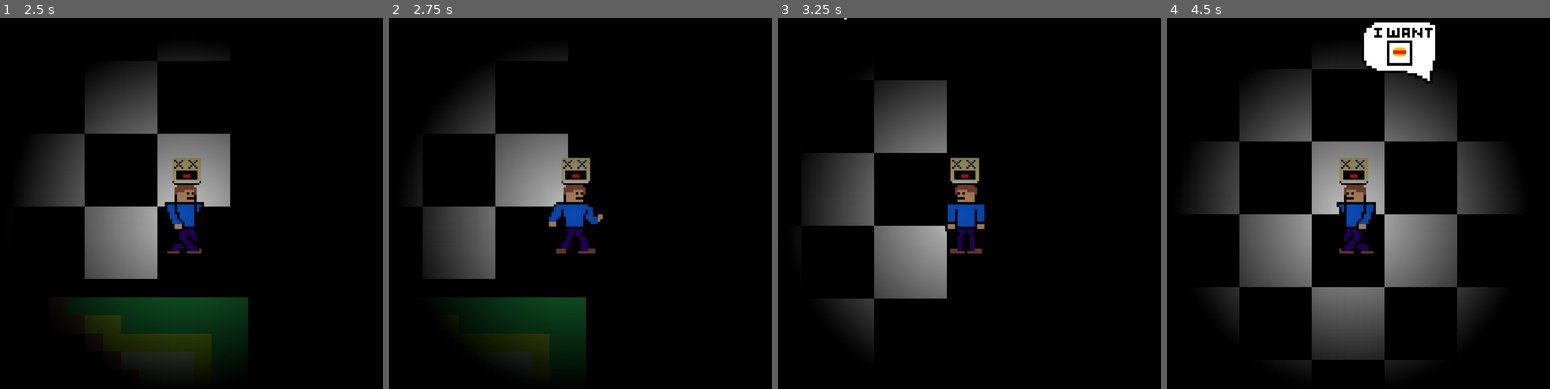
Above: before the commit, frames 1-4 (left to right).
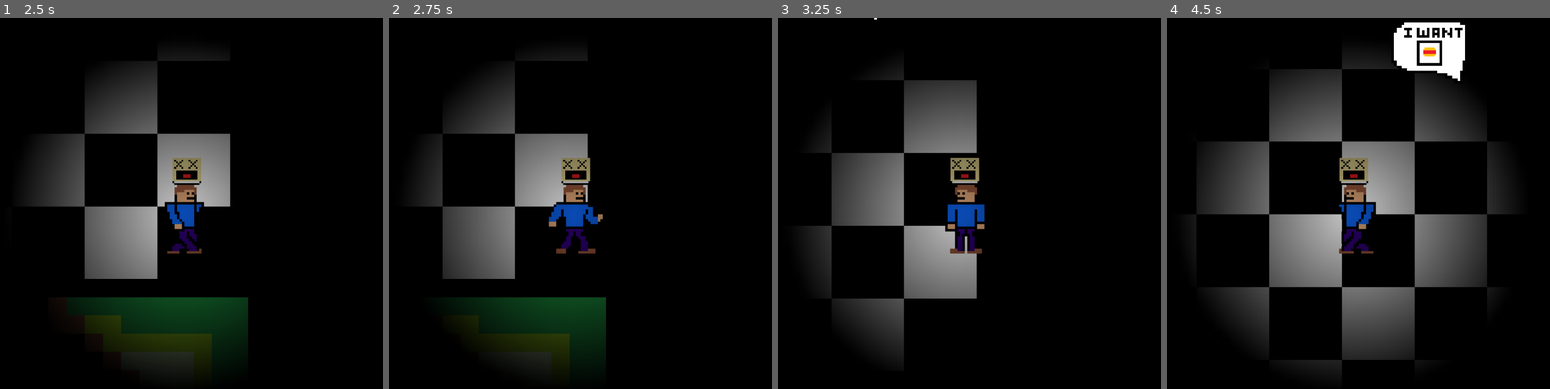
Above: after the commit, the same moments.

Repository: Vektor-Studios/Hackclub-Haven
Game: Godot game, scene res://Scenes/game.tscn
The game is run twice, just before and just after one commit, with the same random seed, the same clock (stepped at 60 frames per second) and the same inputs. The engine's default icon, where the game draws it, is replaced by a stand-in: a white triangle on a blue panel in a dark square.
Inputs:
- Up to frame 1 (2.5 s): tap Enter at 0.5 s; hold D (right) 0.53-1.28 s; hold S (down) 1.28-2.03 s; hold D (right) from 2.03 s (still down)
- Up to frame 2 (2.75 s): keep holding D (right)
- Up to frame 3 (3.25 s): release D (right) at 2.78 s; hold W (up) from 2.78 s (still down)
- Up to frame 4 (4.5 s): release W (up) at 3.53 s; hold A (left) from 3.53 s (still down)

Frame 1 is identical in both runs. In frame 2, 6.1% of the frame differs, in the area x 8-57%, y 11-93%; in frame 3, 10%; in frame 4, 24%, in the area x 7-84%, y 1-95%.

Commit message:
added collision

Diff:
--- a/Scenes/hotel_map.tscn
+++ b/Scenes/hotel_map.tscn
@@ -3,10 +3,112 @@
 [ext_resource type="Texture2D" uid="uid://iu33gmlwnxls" path="res://Sprites/hotel_floor.png" id="1_dr8dx"]
 
 [sub_resource type="RectangleShape2D" id="RectangleShape2D_dr8dx"]
-size = Vector2(29, 1422)
+size = Vector2(829.6398, 74993.52)
+
+[sub_resource type="RectangleShape2D" id="RectangleShape2D_v6q05"]
+size = Vector2(87941.83, 474.07617)
+
+[sub_resource type="RectangleShape2D" id="RectangleShape2D_uav6x"]
+size = Vector2(87941.83, 474.07617)
+
+[sub_resource type="RectangleShape2D" id="RectangleShape2D_gjya7"]
+size = Vector2(503.67938, 87171.44)
+
+[sub_resource type="RectangleShape2D" id="RectangleShape2D_8hi1q"]
+size = Vector2(17066.879, 592.58984)
+
+[sub_resource type="RectangleShape2D" id="RectangleShape2D_fibfc"]
+size = Vector2(23170.658, 592.58984)
+
+[sub_resource type="RectangleShape2D" id="RectangleShape2D_y3pcl"]
+size = Vector2(651.8589, 6726.0083)
+
+[sub_resource type="RectangleShape2D" id="RectangleShape2D_ewqyo"]
+size = Vector2(651.8589, 6726.0083)
+
+[sub_resource type="RectangleShape2D" id="RectangleShape2D_pwjm0"]
+size = Vector2(651.8589, 7214.9023)
+
+[sub_resource type="RectangleShape2D" id="RectangleShape2D_dwtmu"]
+size = Vector2(651.8589, 7214.9023)
+
+[sub_resource type="RectangleShape2D" id="RectangleShape2D_fhagr"]
+size = Vector2(562.97046, 7696.3916)
+
+[sub_resource type="RectangleShape2D" id="RectangleShape2D_6uu3f"]
+size = Vector2(562.97046, 7696.3916)
+
+[sub_resource type="RectangleShape2D" id="RectangleShape2D_io7vf"]
+size = Vector2(518.5243, 7077.8657)
+
+[sub_resource type="RectangleShape2D" id="RectangleShape2D_fdq0x"]
+size = Vector2(762.9721, 6946.383)
+
+[sub_resource type="RectangleShape2D" id="RectangleShape2D_46dta"]
+size = Vector2(796.3064, 7147.3105)
+
+[sub_resource type="RectangleShape2D" id="RectangleShape2D_juqd2"]
+size = Vector2(796.3064, 7147.3105)
+
+[sub_resource type="RectangleShape2D" id="RectangleShape2D_n6o1f"]
+size = Vector2(575.93445, 3395.872)
+
+[sub_resource type="RectangleShape2D" id="RectangleShape2D_nhj36"]
+size = Vector2(575.93445, 3395.872)
+
+[sub_resource type="RectangleShape2D" id="RectangleShape2D_ckd3k"]
+size = Vector2(5777.8467, 800.01294)
+
+[sub_resource type="RectangleShape2D" id="RectangleShape2D_6oc2v"]
+size = Vector2(992.6051, 1174.8958)
+
+[sub_resource type="RectangleShape2D" id="RectangleShape2D_wwmvo"]
+size = Vector2(740.7478, 5229.6953)
+
+[sub_resource type="RectangleShape2D" id="RectangleShape2D_b6m03"]
+size = Vector2(740.7478, 5229.6953)
+
+[sub_resource type="RectangleShape2D" id="RectangleShape2D_ufv5l"]
+size = Vector2(17289.102, 681.4844)
+
+[sub_resource type="RectangleShape2D" id="RectangleShape2D_efff8"]
+size = Vector2(22948.434, 592.58984)
+
+[sub_resource type="RectangleShape2D" id="RectangleShape2D_7hxk3"]
+size = Vector2(16889.098, 740.75006)
+
+[sub_resource type="RectangleShape2D" id="RectangleShape2D_gg470"]
+size = Vector2(23570.658, 592.58984)
+
+[sub_resource type="RectangleShape2D" id="RectangleShape2D_kdw4l"]
+size = Vector2(17318.734, 651.8535)
+
+[sub_resource type="RectangleShape2D" id="RectangleShape2D_dnw2b"]
+size = Vector2(22859.543, 533.33545)
+
+[sub_resource type="RectangleShape2D" id="RectangleShape2D_oobbp"]
+size = Vector2(16415.018, 651.86224)
+
+[sub_resource type="RectangleShape2D" id="RectangleShape2D_3pd3h"]
+size = Vector2(22578.057, 533.33545)
+
+[sub_resource type="RectangleShape2D" id="RectangleShape2D_d4lnb"]
+size = Vector2(22578.057, 533.33545)
+
+[sub_resource type="RectangleShape2D" id="RectangleShape2D_2wfmg"]
+size = Vector2(800.00977, 7555.658)
+
+[sub_resource type="RectangleShape2D" id="RectangleShape2D_07rkn"]
+size = Vector2(17748.367, 770.3767)
+
+[sub_resource type="RectangleShape2D" id="RectangleShape2D_wjy0r"]
+size = Vector2(30, 1424)
 
 [sub_resource type="RectangleShape2D" id="RectangleShape2D_dvflo"]
 size = Vector2(29, 2544)
+
+[sub_resource type="RectangleShape2D" id="RectangleShape2D_il4ye"]
+size = Vector2(29, 2865)
 
 [sub_resource type="RectangleShape2D" id="RectangleShape2D_onupe"]
 size = Vector2(326.5, 30)
@@ -47,6 +149,236 @@
 scale = Vector2(29.63, 29.63)
 texture = ExtResource("1_dr8dx")
 
+[node name="Node2D" type="Node2D" parent="." unique_id=669543650]
+
+[node name="RigidBody2D" type="StaticBody2D" parent="Node2D" unique_id=15747751]
+scale = Vector2(0.03374958, 0.03374958)
+collision_layer = 2
+
+[node name="CollisionShape2D" type="CollisionShape2D" parent="Node2D/RigidBody2D" unique_id=1466222305]
+position = Vector2(7466.7593, -6859.3447)
+shape = SubResource("RectangleShape2D_dr8dx")
+
+[node name="Node2D2" type="Node2D" parent="." unique_id=1787266410]
+
+[node name="RigidBody2D" type="StaticBody2D" parent="Node2D2" unique_id=1118520950]
+scale = Vector2(0.03374958, 0.03374958)
+collision_layer = 2
+
+[node name="CollisionShape2D" type="CollisionShape2D" parent="Node2D2/RigidBody2D" unique_id=322256003]
+position = Vector2(-148.1518, -43615.355)
+shape = SubResource("RectangleShape2D_v6q05")
+
+[node name="CollisionShape2D3" type="CollisionShape2D" parent="Node2D2/RigidBody2D" unique_id=279696305]
+position = Vector2(-503.70996, 43852.395)
+shape = SubResource("RectangleShape2D_uav6x")
+
+[node name="CollisionShape2D2" type="CollisionShape2D" parent="Node2D2/RigidBody2D" unique_id=571158757]
+position = Vector2(-43807.938, 385.19595)
+shape = SubResource("RectangleShape2D_gjya7")
+
+[node name="Node2D4" type="Node2D" parent="." unique_id=1070626184]
+
+[node name="RigidBody2D" type="StaticBody2D" parent="Node2D4" unique_id=2040294362]
+scale = Vector2(0.03374958, 0.03374958)
+collision_layer = 2
+
+[node name="CollisionShape2D" type="CollisionShape2D" parent="Node2D4/RigidBody2D" unique_id=918324634]
+position = Vector2(-977.78955, -31111.498)
+shape = SubResource("RectangleShape2D_8hi1q")
+
+[node name="Node2D10" type="Node2D" parent="." unique_id=655657229]
+
+[node name="RigidBody2D" type="StaticBody2D" parent="Node2D10" unique_id=1889980183]
+scale = Vector2(0.03374958, 0.03374958)
+collision_layer = 2
+
+[node name="CollisionShape2D" type="CollisionShape2D" parent="Node2D10/RigidBody2D" unique_id=1235971663]
+position = Vector2(-32296.697, -31111.498)
+shape = SubResource("RectangleShape2D_fibfc")
+
+[node name="CollisionShape2D2" type="CollisionShape2D" parent="Node2D10/RigidBody2D" unique_id=1373026432]
+position = Vector2(-10074.198, -30741.123)
+shape = SubResource("RectangleShape2D_y3pcl")
+
+[node name="CollisionShape2D3" type="CollisionShape2D" parent="Node2D10/RigidBody2D" unique_id=1194282939]
+position = Vector2(-20711.367, -30785.568)
+shape = SubResource("RectangleShape2D_ewqyo")
+
+[node name="CollisionShape2D6" type="CollisionShape2D" parent="Node2D10/RigidBody2D" unique_id=1338564500]
+position = Vector2(-20652.104, -17903.928)
+shape = SubResource("RectangleShape2D_pwjm0")
+
+[node name="CollisionShape2D7" type="CollisionShape2D" parent="Node2D10/RigidBody2D" unique_id=1197966165]
+position = Vector2(-10103.83, -17955.78)
+shape = SubResource("RectangleShape2D_dwtmu")
+
+[node name="CollisionShape2D8" type="CollisionShape2D" parent="Node2D10/RigidBody2D" unique_id=2092906681]
+position = Vector2(-10148.274, -4914.8755)
+shape = SubResource("RectangleShape2D_fhagr")
+
+[node name="CollisionShape2D9" type="CollisionShape2D" parent="Node2D10/RigidBody2D" unique_id=1877666119]
+position = Vector2(-20740.998, -4800.0596)
+shape = SubResource("RectangleShape2D_6uu3f")
+
+[node name="CollisionShape2D10" type="CollisionShape2D" parent="Node2D10/RigidBody2D" unique_id=2112295136]
+position = Vector2(-20600.256, 7094.532)
+shape = SubResource("RectangleShape2D_io7vf")
+
+[node name="CollisionShape2D11" type="CollisionShape2D" parent="Node2D10/RigidBody2D" unique_id=1923979175]
+position = Vector2(-10218.6455, 7117.6807)
+shape = SubResource("RectangleShape2D_fdq0x")
+
+[node name="CollisionShape2D12" type="CollisionShape2D" parent="Node2D10/RigidBody2D" unique_id=1979064128]
+position = Vector2(-10222.35, 18340.969)
+shape = SubResource("RectangleShape2D_46dta")
+
+[node name="CollisionShape2D13" type="CollisionShape2D" parent="Node2D10/RigidBody2D" unique_id=1062695988]
+position = Vector2(-20816.926, 18418.283)
+shape = SubResource("RectangleShape2D_juqd2")
+
+[node name="CollisionShape2D14" type="CollisionShape2D" parent="Node2D10/RigidBody2D" unique_id=1934850419]
+position = Vector2(-20673.404, 28909.852)
+shape = SubResource("RectangleShape2D_n6o1f")
+
+[node name="CollisionShape2D15" type="CollisionShape2D" parent="Node2D10/RigidBody2D" unique_id=1500572257]
+position = Vector2(-10163.089, 28948.508)
+shape = SubResource("RectangleShape2D_n6o1f")
+
+[node name="CollisionShape2D16" type="CollisionShape2D" parent="Node2D10/RigidBody2D" unique_id=258828056]
+position = Vector2(-10163.089, 28948.508)
+shape = SubResource("RectangleShape2D_n6o1f")
+
+[node name="CollisionShape2D17" type="CollisionShape2D" parent="Node2D10/RigidBody2D" unique_id=1170371468]
+position = Vector2(-20622.479, 37718.99)
+shape = SubResource("RectangleShape2D_nhj36")
+
+[node name="CollisionShape2D19" type="CollisionShape2D" parent="Node2D10/RigidBody2D" unique_id=2061976438]
+position = Vector2(-7600.0933, 36459.703)
+shape = SubResource("RectangleShape2D_ckd3k")
+
+[node name="CollisionShape2D20" type="CollisionShape2D" parent="Node2D10/RigidBody2D" unique_id=742872063]
+position = Vector2(3851.9, 36444.9)
+shape = SubResource("RectangleShape2D_ckd3k")
+
+[node name="CollisionShape2D18" type="CollisionShape2D" parent="Node2D10/RigidBody2D" unique_id=1104684729]
+position = Vector2(-20978.04, 43793.137)
+shape = SubResource("RectangleShape2D_6oc2v")
+
+[node name="CollisionShape2D4" type="CollisionShape2D" parent="Node2D10/RigidBody2D" unique_id=476568954]
+position = Vector2(-20666.922, -41400.51)
+shape = SubResource("RectangleShape2D_wwmvo")
+
+[node name="CollisionShape2D5" type="CollisionShape2D" parent="Node2D10/RigidBody2D" unique_id=569415381]
+position = Vector2(-10281.609, -41541.258)
+shape = SubResource("RectangleShape2D_b6m03")
+
+[node name="Node2D3" type="Node2D" parent="." unique_id=944551638]
+
+[node name="RigidBody2D" type="StaticBody2D" parent="Node2D3" unique_id=322949400]
+scale = Vector2(0.03374958, 0.03374958)
+collision_layer = 2
+
+[node name="CollisionShape2D" type="CollisionShape2D" parent="Node2D3/RigidBody2D" unique_id=511169088]
+position = Vector2(-1696.3156, -18859.492)
+shape = SubResource("RectangleShape2D_ufv5l")
+
+[node name="Node2D11" type="Node2D" parent="." unique_id=458963000]
+
+[node name="RigidBody2D" type="StaticBody2D" parent="Node2D11" unique_id=840560483]
+scale = Vector2(0.03374958, 0.03374958)
+collision_layer = 2
+
+[node name="CollisionShape2D" type="CollisionShape2D" parent="Node2D11/RigidBody2D" unique_id=618698449]
+position = Vector2(-32570.775, -18903.936)
+shape = SubResource("RectangleShape2D_efff8")
+
+[node name="Node2D5" type="Node2D" parent="." unique_id=81096126]
+
+[node name="RigidBody2D" type="StaticBody2D" parent="Node2D5" unique_id=410464277]
+scale = Vector2(0.03374958, 0.03374958)
+collision_layer = 2
+
+[node name="CollisionShape2D" type="CollisionShape2D" parent="Node2D5/RigidBody2D" unique_id=170191570]
+position = Vector2(-1688.9097, 7481.573)
+shape = SubResource("RectangleShape2D_7hxk3")
+
+[node name="Node2D6" type="Node2D" parent="." unique_id=515925309]
+
+[node name="RigidBody2D" type="StaticBody2D" parent="Node2D6" unique_id=1790871974]
+scale = Vector2(0.03374958, 0.03374958)
+collision_layer = 2
+
+[node name="CollisionShape2D" type="CollisionShape2D" parent="Node2D6/RigidBody2D" unique_id=2061092309]
+position = Vector2(-31992.99, -4888.9507)
+shape = SubResource("RectangleShape2D_gg470")
+
+[node name="Node2D9" type="Node2D" parent="." unique_id=1345993515]
+
+[node name="RigidBody2D" type="StaticBody2D" parent="Node2D9" unique_id=797542069]
+scale = Vector2(0.03374958, 0.03374958)
+collision_layer = 2
+
+[node name="CollisionShape2D" type="CollisionShape2D" parent="Node2D9/RigidBody2D" unique_id=1352936092]
+position = Vector2(-1444.4624, -4918.582)
+shape = SubResource("RectangleShape2D_kdw4l")
+
+[node name="Node2D7" type="Node2D" parent="." unique_id=2010058465]
+
+[node name="RigidBody2D" type="StaticBody2D" parent="Node2D7" unique_id=983589874]
+scale = Vector2(0.03374958, 0.03374958)
+collision_layer = 2
+
+[node name="CollisionShape2D" type="CollisionShape2D" parent="Node2D7/RigidBody2D" unique_id=1508043032]
+position = Vector2(-32259.66, 7318.612)
+shape = SubResource("RectangleShape2D_dnw2b")
+
+[node name="Node2D8" type="Node2D" parent="." unique_id=1157055714]
+
+[node name="RigidBody2D" type="StaticBody2D" parent="Node2D8" unique_id=575361407]
+scale = Vector2(0.03374958, 0.03374958)
+collision_layer = 2
+
+[node name="Node2D8" type="Node2D" parent="Node2D8" unique_id=1494172406]
+
+[node name="RigidBody2D" type="StaticBody2D" parent="Node2D8/Node2D8" unique_id=630082905]
+scale = Vector2(0.03374958, 0.03374958)
+collision_layer = 2
+
+[node name="CollisionShape2D" type="CollisionShape2D" parent="Node2D8/Node2D8/RigidBody2D" unique_id=1642746550]
+position = Vector2(-1481.4998, 18074.299)
+shape = SubResource("RectangleShape2D_oobbp")
+
+[node name="Node2D8" type="Node2D" parent="Node2D8/Node2D8" unique_id=1629984204]
+
+[node name="RigidBody2D" type="StaticBody2D" parent="Node2D8/Node2D8/Node2D8" unique_id=2002094350]
+scale = Vector2(0.03374958, 0.03374958)
+collision_layer = 2
+
+[node name="CollisionShape2D" type="CollisionShape2D" parent="Node2D8/Node2D8/Node2D8/RigidBody2D" unique_id=1113790981]
+position = Vector2(-32711.518, 17926.148)
+shape = SubResource("RectangleShape2D_3pd3h")
+
+[node name="CollisionShape2D2" type="CollisionShape2D" parent="Node2D8/Node2D8/Node2D8/RigidBody2D" unique_id=339227778]
+position = Vector2(-32563.367, 30222.598)
+shape = SubResource("RectangleShape2D_d4lnb")
+
+[node name="CollisionShape2D4" type="CollisionShape2D" parent="Node2D8/Node2D8/Node2D8/RigidBody2D" unique_id=346353727]
+position = Vector2(-32474.477, 36563.418)
+shape = SubResource("RectangleShape2D_d4lnb")
+
+[node name="CollisionShape2D5" type="CollisionShape2D" parent="Node2D8/Node2D8/Node2D8/RigidBody2D" unique_id=1479225717]
+position = Vector2(-10207.534, 39956.043)
+shape = SubResource("RectangleShape2D_2wfmg")
+
+[node name="CollisionShape2D6" type="CollisionShape2D" parent="Node2D8/Node2D8/Node2D8/RigidBody2D" unique_id=516980042]
+position = Vector2(7170.46, 40000.5)
+shape = SubResource("RectangleShape2D_2wfmg")
+
+[node name="CollisionShape2D3" type="CollisionShape2D" parent="Node2D8/Node2D8/Node2D8/RigidBody2D" unique_id=2145610154]
+position = Vector2(-1229.6454, 30400.377)
+shape = SubResource("RectangleShape2D_07rkn")
+
 [node name="Suite 1" type="Node2D" parent="." unique_id=809695953]
 scale = Vector2(29.63, 29.63)
 
@@ -55,8 +387,8 @@
 collision_layer = 2
 
 [node name="CollisionShape2D" type="CollisionShape2D" parent="Suite 1/RigidBody2D" unique_id=1695678276]
-position = Vector2(844.5, 326)
-shape = SubResource("RectangleShape2D_dr8dx")
+position = Vector2(846, 324)
+shape = SubResource("RectangleShape2D_wjy0r")
 
 [node name="RigidBody2D2" type="StaticBody2D" parent="Suite 1" unique_id=550944730]
 scale = Vector2(0.03374958, 0.03374958)
@@ -66,6 +398,10 @@
 position = Vector2(489.125, -236)
 shape = SubResource("RectangleShape2D_dvflo")
 
+[node name="CollisionShape2D2" type="CollisionShape2D" parent="Suite 1/RigidBody2D2" unique_id=1184273185]
+position = Vector2(1463, -32.5)
+shape = SubResource("RectangleShape2D_il4ye")
+
 [node name="RigidBody2D3" type="StaticBody2D" parent="Suite 1" unique_id=1665198409]
 position = Vector2(-2.261222, 0)
 scale = Vector2(0.03374958, 0.03374958)
